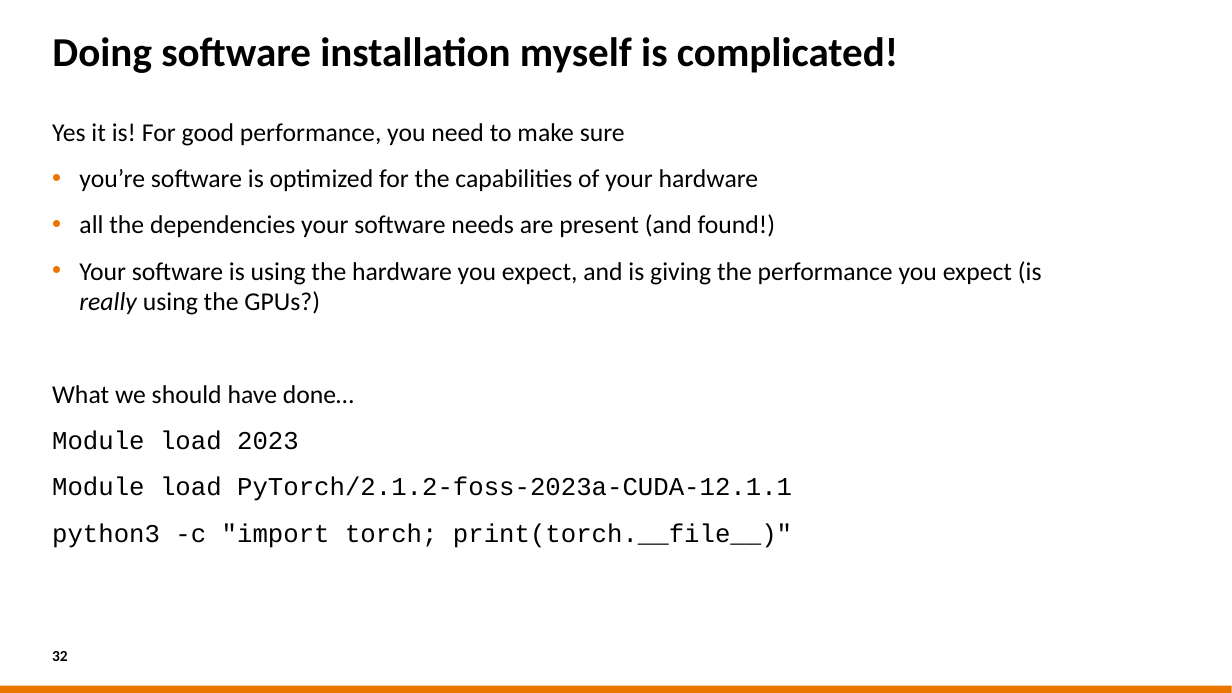
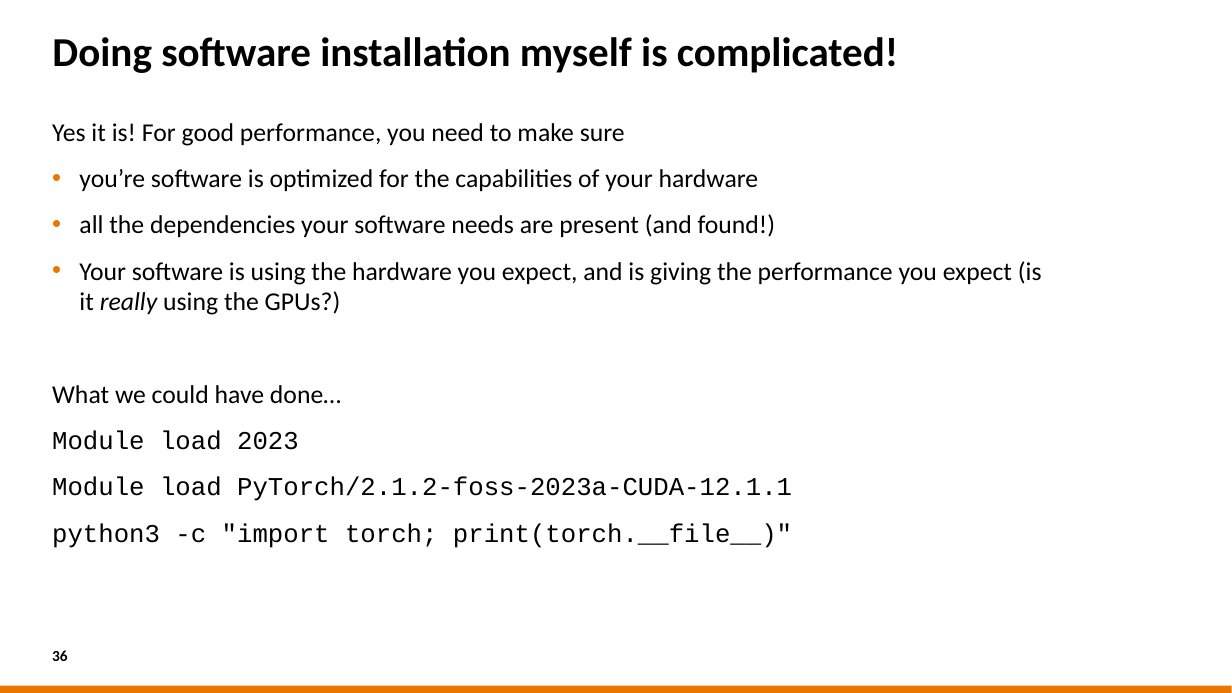
Before and after one commit to sara-nl/HPML-course-materials, a slide deck: slide 36 of Day2/slides/Software_installations_on_HPC_systems.pptx (slide 32 before the commit). Drawn at 1232x693 pixels with LibreOffice and Linux fonts; fonts in the diff are those of the drawing; background and template pictures are left out. Boxes give left, top, right and bottom in pixels: in the first picture for what was removed or moved away, otherwise in the second. Text is boxed around its words. In the diff, an @@ line names an element or a change of style, - is before the commit and + after.

Commit message:
Modified slides for software installations after RHEL 9 upgrade

```diff
--- a/Day2/slides/Software_installations_on_HPC_systems.pptx
+++ b/Day2/slides/Software_installations_on_HPC_systems.pptx
@@ text at (x1=52, y1=261, x2=1042, y2=404): text changed @@
-• Your software is using the hardware you expect, and is giving the performance you expect (is really using the GPUs?)
-What we should have done…
+• Your software is using the hardware you expect, and is giving the performance you expect (is it really using the GPUs?)
+What we could have done…
@@ page number at (x1=52, y1=650, x2=68, y2=661): text changed @@
-32
+36
```
Also in this commit, not shown: 17 other slides changed, 5 slides added, 1 slide removed.
